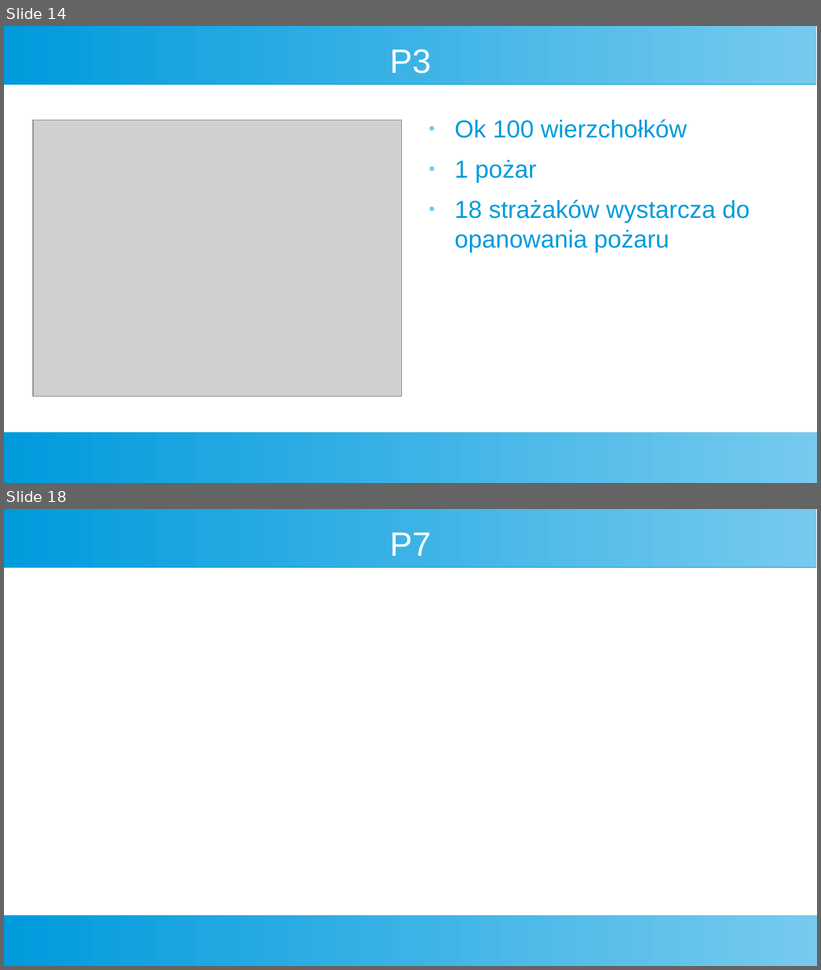
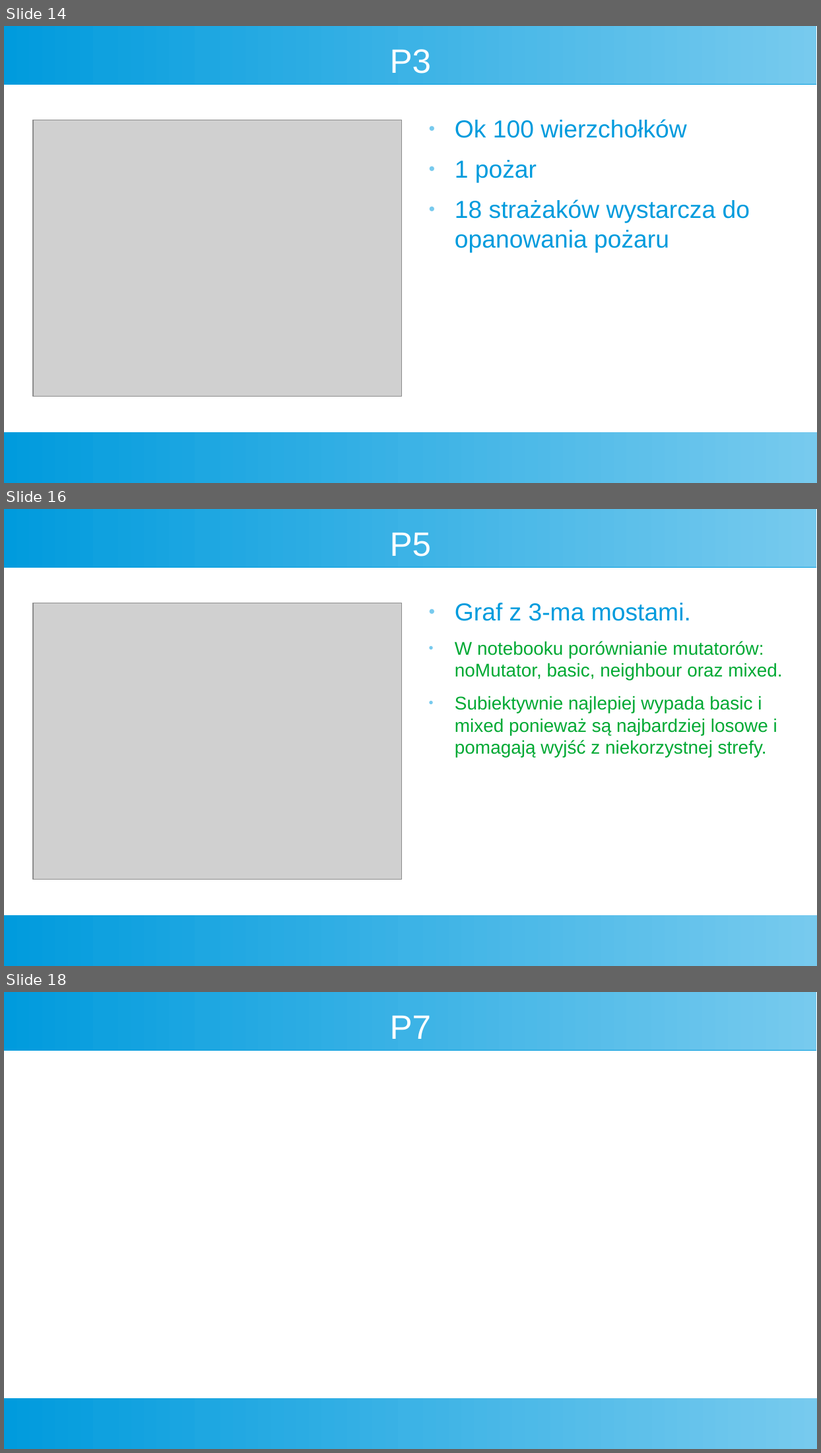
Before and after one commit to Kubapatoka/FiremanProblemEAProject, a slide deck: Prezentacja/Prez.odp. Shown one above the other, each under a label of ours: slides 14 and 18 before the commit, slides 14, 16 and 18 after it; the slides between them are not shown. The pictures are 821x970 and 821x1453 pixels, drawn with LibreOffice and Linux fonts; fonts in the diff are those of the drawing; grey boxes stand for pictures. Boxes give left, top, right and bottom in pixels: in the first picture for what was removed or moved away, otherwise in the second. Text is boxed around its words. In the diff, an @@ line names an element or a change of style, - is before the commit and + after.

Commit message:
add beatifull comparison of mutators

```diff
--- a/Prezentacja/Prez.odp
+++ b/Prezentacja/Prez.odp
@@ slide 16 added at (4,509,817,966), background #FFFFFF; not listed: 2 template elements that a slide beside it also shows @@
@@ title added at (390,532,432,557), 33 pt, text #FFFFFF @@
+P5
@@ picture added at (33,603,401,880) @@
@@ text added at (455,603,782,757), 18 pt, text #00A933 @@
+● Graf z 3-ma mostami.
+● W notebooku porównianie mutatorów: noMutator, basic, neighbour oraz mixed.
+● Subiektywnie najlepiej wypada basic i mixed ponieważ są najbardziej losowe i pomagają wyjść z niekorzystnej strefy.
```
Also in this commit, not shown: 2 other slides added, 3 slides removed, 10 other files.
